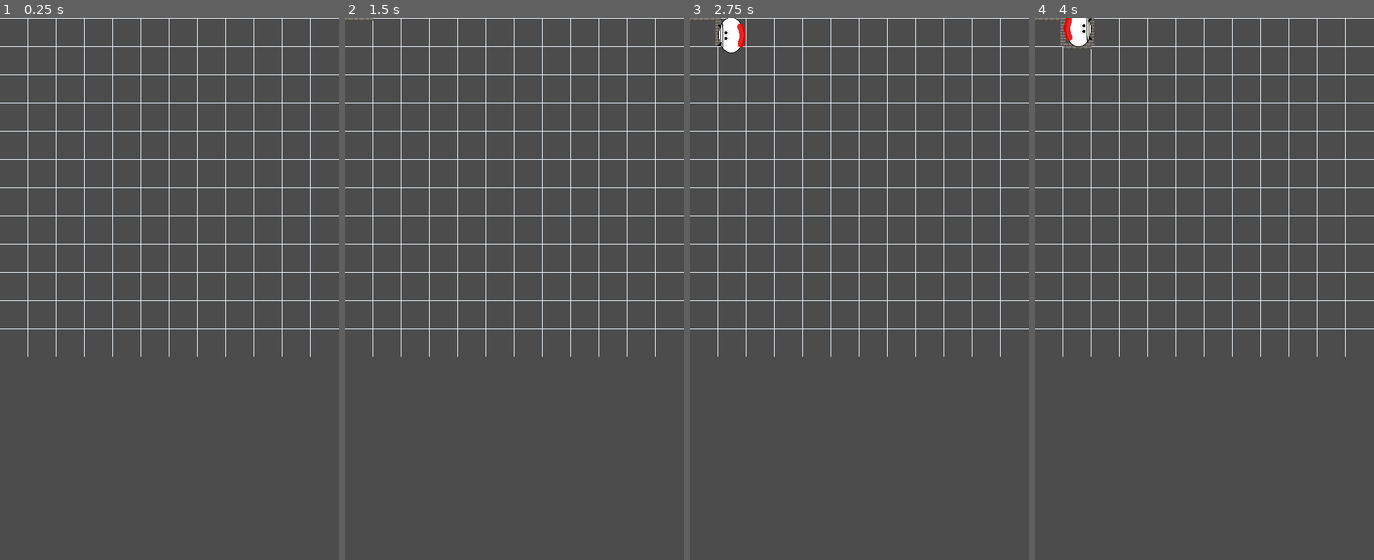
Above: before the commit, frames 1-4 (left to right).
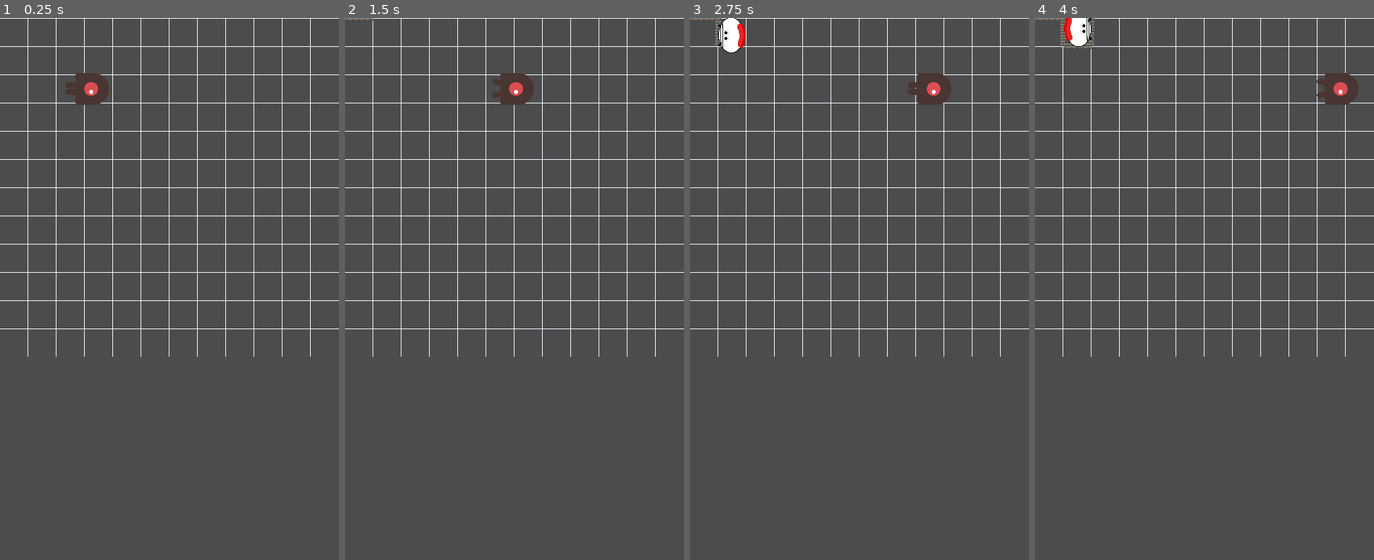
Above: after the commit, the same moments.

Repository: gameraccoon/ludum-dare-54
Game: Godot game, scene res://scenes/test_walls.tscn
Two runs of this game, one before a commit and one after it. Both use one fixed random seed, a clock stepped at 60 frames per second and the inputs below.
Inputs:
- Up to frame 1 (0.25 s): no input
- Up to frame 2 (1.5 s): tap Enter (start_game) at 0.5, 0.6, 1.35 s; hold Right 0.53-1.28 s; hold Down from 1.28 s (still down)
- Up to frame 3 (2.75 s): release Down at 2.03 s; hold Right from 2.03 s (still down); tap Enter (start_game) at 2.1 s
- Up to frame 4 (4 s): release Right at 2.78 s; hold Up 2.78-3.53 s; tap Enter (start_game) at 2.85, 3.6 s; hold Left from 3.53 s (still down)

The runs differ from the first frame. In frame 1, 0.6% of the frame differs, in the area x 19-33%, y 10-17%; in frame 2, 0.6%; in frame 3, 0.6%, in the area x 64-78%, y 10-17%; in frame 4, 0.6%.

Commit message:
Added test enemy that dies when touches the walls

Diff:
--- a/Enemy1.tscn
+++ b/Enemy1.tscn
@@ -27,8 +27,8 @@
 } ]
 
 [sub_resource type="CapsuleShape2D" id=2]
-radius = 21.0
-height = 23.3281
+radius = 8.99997
+height = 26.0
 
 [node name="Mob" type="RigidBody2D" groups=["mobs"]]
 collision_mask = 0
--- a/Player.tscn
+++ b/Player.tscn
@@ -1,9 +1,7 @@
-[gd_scene load_steps=4 format=2]
+[gd_scene load_steps=3 format=2]
 
 [ext_resource path="res://Player.gd" type="Script" id=1]
 [ext_resource path="res://art/character.png" type="Texture" id=2]
-
-[sub_resource type="CircleShape2D" id=1]
 
 [node name="Player" type="Area2D"]
 z_index = 10
@@ -16,6 +14,3 @@
 position = Vector2( -16.3471, -21.5 )
 scale = Vector2( 0.177686, 0.177686 )
 texture = ExtResource( 2 )
-
-[node name="CollisionShape2D" type="CollisionShape2D" parent="."]
-shape = SubResource( 1 )
--- a/scenes/Wall.tscn
+++ b/scenes/Wall.tscn
@@ -12,7 +12,9 @@
 region_rect = Rect2( 0, 0, 40, 8 )
 script = ExtResource( 2 )
 
-[node name="StaticBody2D" type="StaticBody2D" parent="."]
+[node name="Area2D" type="Area2D" parent="."]
 
-[node name="CollisionShape2D" type="CollisionShape2D" parent="StaticBody2D"]
-shape = SubResource( 1 )
+[node name="CollisionShape2D" type="CollisionShape2D" parent="Area2D"]
+shape = SubResource( 2 )
+
+[connection signal="body_entered" from="Area2D" to="." method="_on_Area2D_body_entered"]
--- a/scenes/test_walls.tscn
+++ b/scenes/test_walls.tscn
@@ -1,10 +1,14 @@
-[gd_scene load_steps=3 format=2]
+[gd_scene load_steps=4 format=2]
 
 [ext_resource path="res://scripts/WallsField.gd" type="Script" id=1]
 [ext_resource path="res://Player.tscn" type="PackedScene" id=2]
+[ext_resource path="res://Enemy1.tscn" type="PackedScene" id=3]
 
 [node name="Node2D" type="Node2D"]
 script = ExtResource( 1 )
+mob_scene = ExtResource( 3 )
 
 [node name="Player" parent="." instance=ExtResource( 2 )]
 position = Vector2( 623, 440 )
+
+[node name="Enemies" type="Node2D" parent="."]
--- a/scripts/Wall.gd
+++ b/scripts/Wall.gd
@@ -7,3 +7,7 @@
 	else:
 		region_rect.size.x = Consts.WallLength
 		region_rect.size.y = Consts.WallWidth
+
+
+func _on_Area2D_body_entered(body):
+	body.queue_free()
--- a/scripts/WallsField.gd
+++ b/scripts/WallsField.gd
@@ -1,4 +1,6 @@
 extends Node2D
+
+export(PackedScene) var mob_scene
 
 enum Direction { West, East, North, South }
 
@@ -30,6 +32,10 @@
 
 func _ready():
 	walls_points.append(start_point)
+	var mob = mob_scene.instance()
+	mob.position = Vector2(100, 100)
+	mob.linear_velocity = Vector2(100, 0)
+	$Enemies.add_child(mob)
 
 func _input(event):
 	if event is InputEventKey and not event.is_pressed() and KeyCodesToDirection.has(event.get_scancode()):
Not shown: 1 places in scenes/Wall.tscn that only renumber resources
